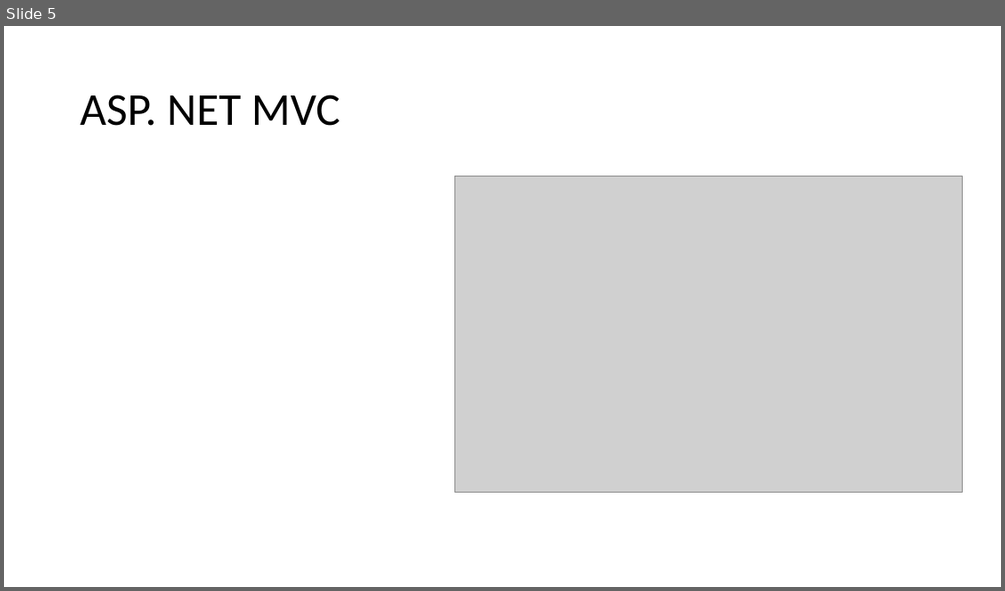
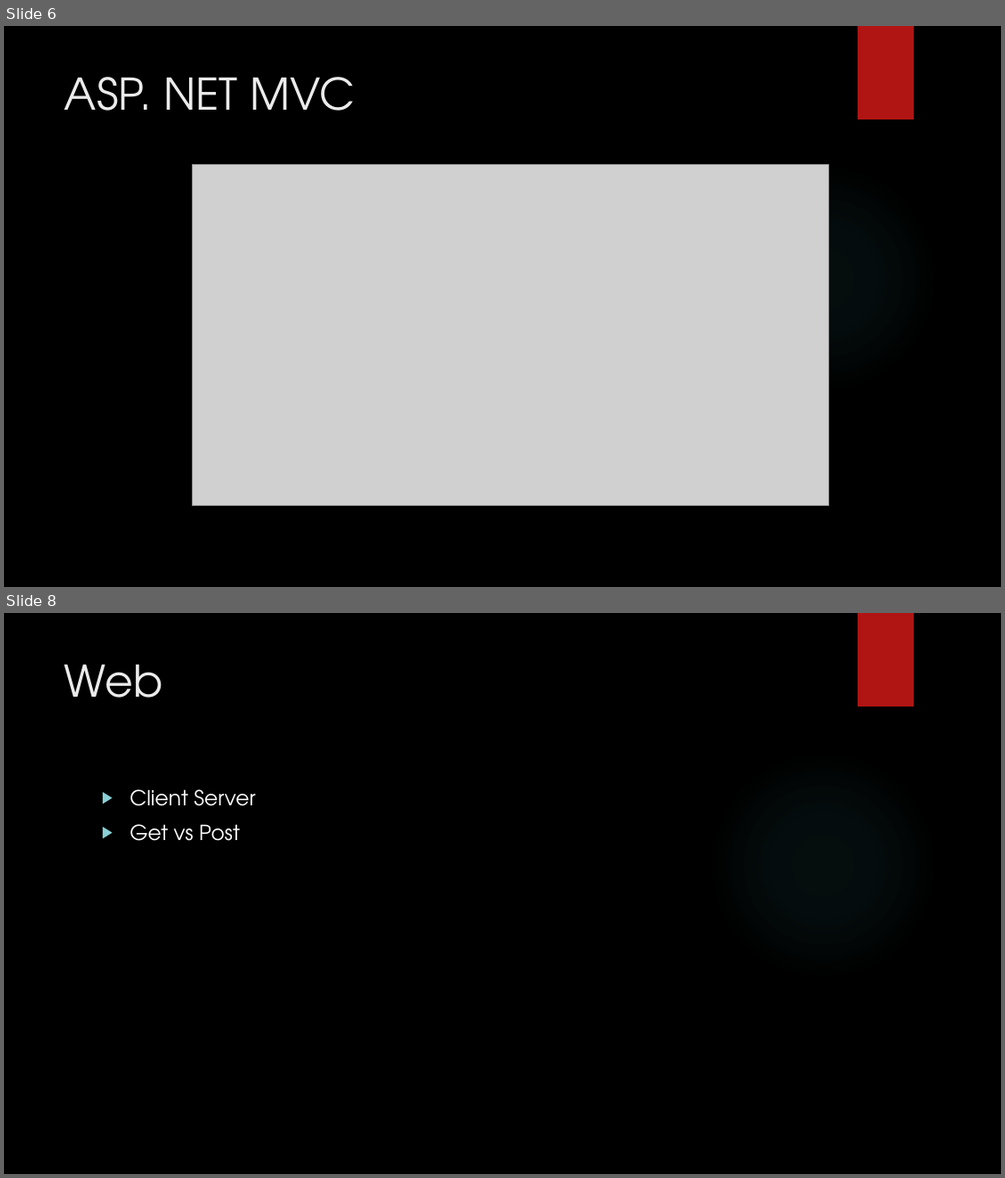
Before and after one commit to leolana/AspnetMvcLab, a slide deck: Presentation/AspNetMvc.pptx. Shown one above the other, each under a label of ours: slide 5 before the commit, slides 6 and 8 after it; the slides between them are not shown. The pictures are 1005x591 and 1005x1178 pixels, drawn with LibreOffice and Linux fonts; fonts in the diff are those of the drawing; grey boxes stand for pictures; background and template pictures are left out. Boxes give left, top, right and bottom in pixels: in the first picture for what was removed or moved away, otherwise in the second. Text is boxed around its words. In the diff, an @@ line names an element or a change of style, - is before the commit and + after.

```diff
--- a/Presentation/AspNetMvc.pptx
+++ b/Presentation/AspNetMvc.pptx
@@ slide 8 added at <box>4,613,1001,1174</box>, background picture (left out); not listed: 2 template elements that a slide beside it also shows @@
@@ title added at <box>65,664,163,698</box>, 42 pt, text #EBEBEB @@
+Web
@@ text added at <box>129,789,255,841</box>, 20 pt, text #FFFFFF @@
+▶ Client Server
+▶ Get vs Post
@@ what was slide 5 is now slide 6 @@
@@ slide 6 changed as well @@
@@ background #FFFFFF to picture (left out) @@
@@ rectangle added at <box>858,26,914,119</box>, fill #B01513 @@
@@ title "ASP. NET MVC": place and size @@
-title "ASP. NET MVC" at <box>80,95,340,126</box>
+title "ASP. NET MVC" at <box>65,77,355,111</box>
@@ title "ASP. NET MVC" at <box>65,77,355,111</box>: size 44 to 42 pt, font Calibri to TeX Gyre Adventor, text colour #000000 to #EBEBEB; line spacing 0.9 to 1; vertical alignment middle to top @@
@@ picture: place and size @@
-picture at <box>455,176,963,491</box>
+picture at <box>192,164,828,506</box>
@@ ellipse added at <box>708,163,938,394</box>, fill gradient #50B9C1 @@
```
Also in this commit, not shown: 10 other slides changed, 11 other slides added, 6 slides removed.
